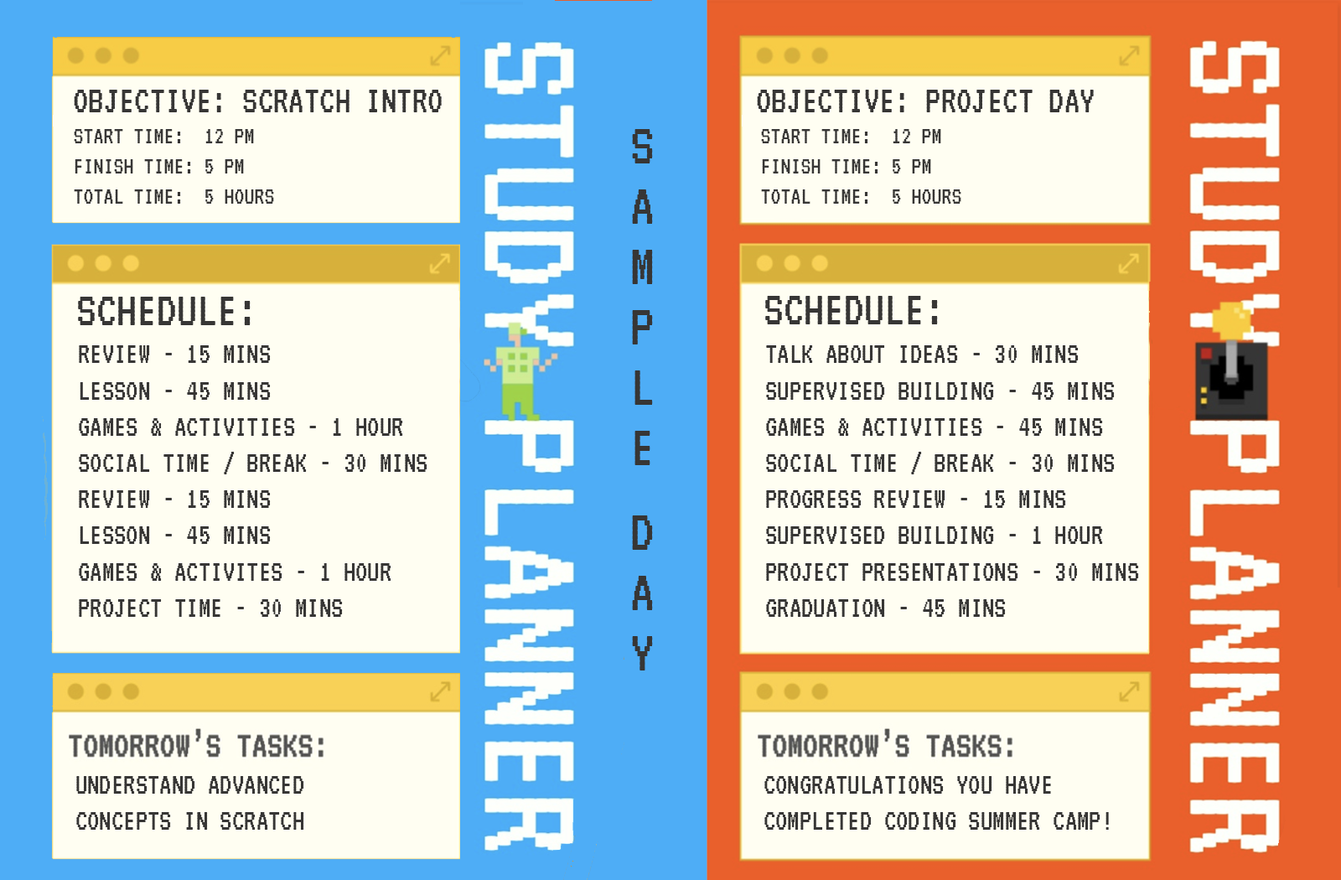
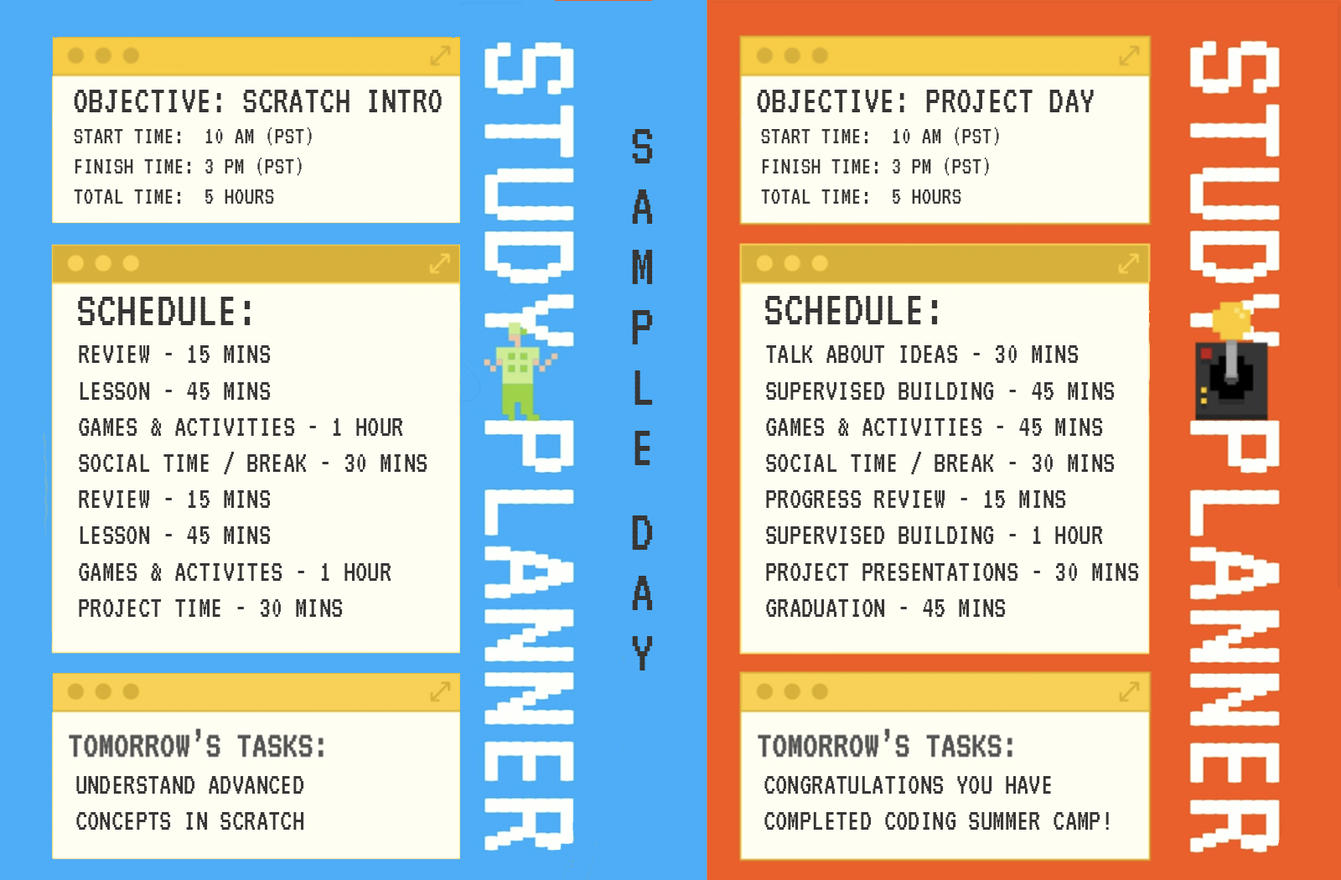
Layer changes from the first (1341, 880) image to the second:
renamed "START TIME: 12 PM FINISH TIME: 5 PM TOTAL TIME: 5 HOURS" to "START TIME: 10 AM (PST) FINISH TIME: 3 PM (PST) TOTAL TIME: 5", painted on it over [left=205, top=127, right=312, bottom=176]
renamed "START TIME: 12 PM FINISH TIME: 5 PM TOTAL TIME: 5 HOURS" to "START TIME: 10 AM (PST) FINISH TIME: 3 PM (PST) TOTAL TIME: 5", painted on it over [left=892, top=127, right=999, bottom=176]
